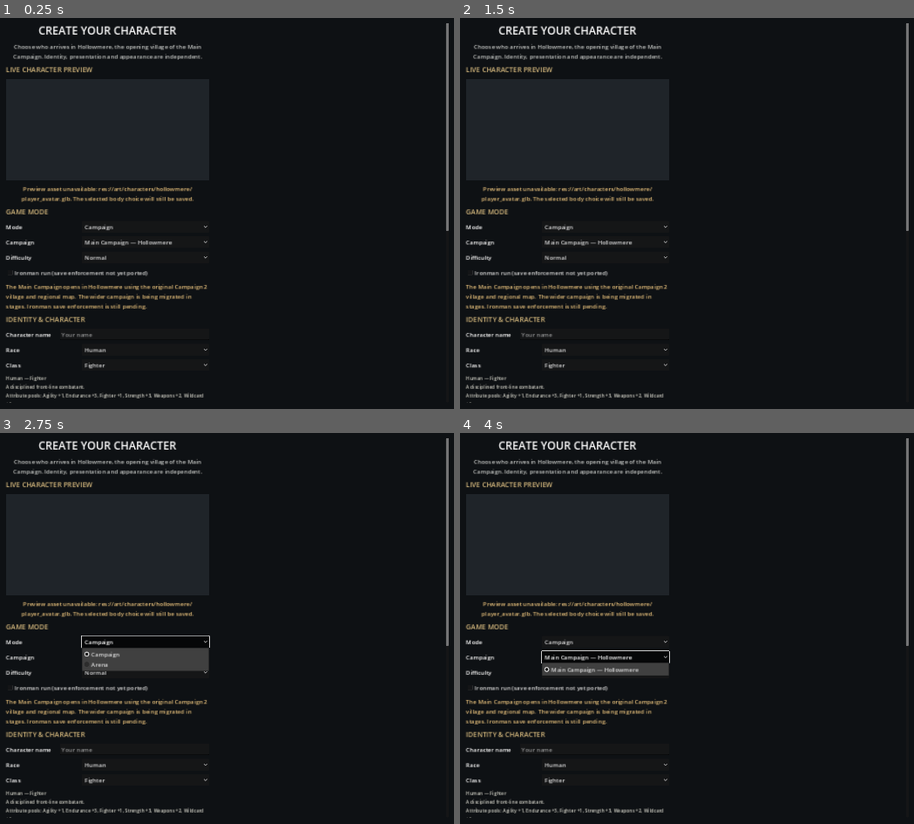
Above: before the commit, frames 1-4 (two rows, left to right).
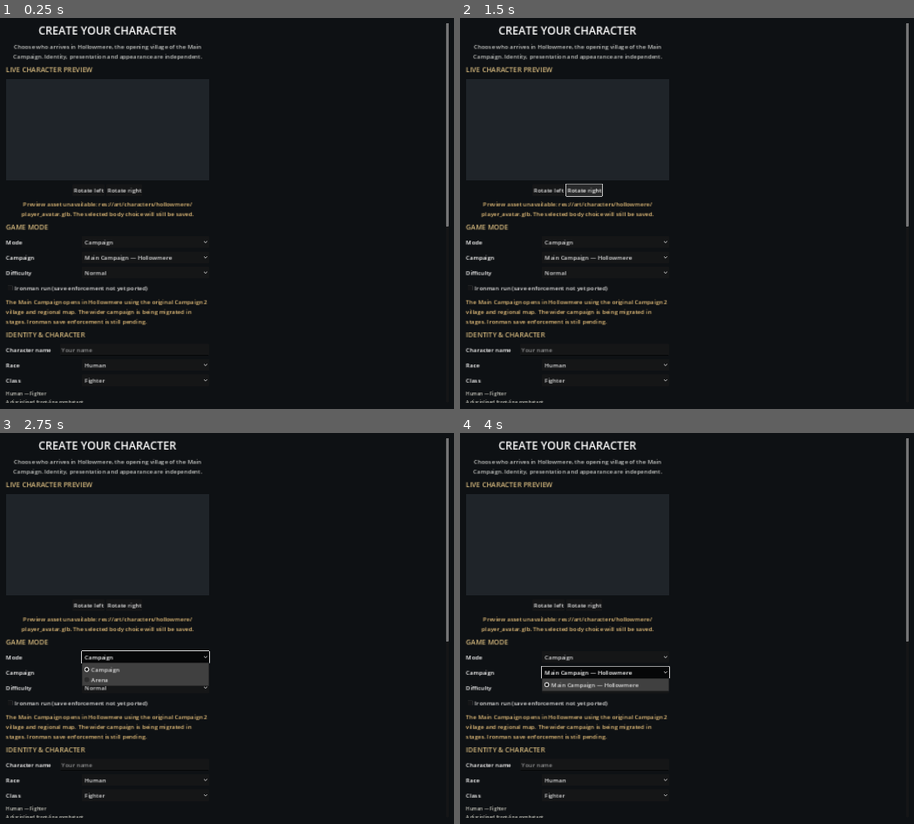
Above: after the commit, the same moments.

Repository: ScottENOC/Silverhart-Saga-3D
Game: Godot game, scene res://scenes/main.tscn
Two runs of this game, one before a commit and one after it. Both use one fixed random seed, a clock stepped at 60 frames per second and the inputs below.
Inputs (mouse positions are in pixels of both pictures, inside the frame that each line leads up to):
- Up to frame 1 (0.25 s): no input
- Up to frame 2 (1.5 s): click (546, 190) at 0.5 s, where only the run after the commit has a clickable "Rotate left"; click (582, 190) at 1.25 s, where only the run after the commit has a clickable "Rotate right"
- Up to frame 3 (2.75 s): click "Campaign" at 2 s
- Up to frame 4 (4 s): click "Campaign" at 2.75 s; click "Main Campaign — Hollowmere" at 3.5 s

The runs differ from the first frame. In frame 1, 5.3% of the frame differs, in the area x 1-99%, y 43-99%; in frame 2, 5.5%; in frame 3, 7.3%; in frame 4, 6.9%.

Commit message:
Add rotation controls to the live character preview

Diff:
--- a/scripts/ui/player_character_creator.gd
+++ b/scripts/ui/player_character_creator.gd
@@ -100,6 +100,17 @@
     preview_viewport.own_world_3d = true
     preview_container.add_child(preview_viewport)
     panel.add_child(preview_container)
+    var preview_rotation_row := HBoxContainer.new()
+    preview_rotation_row.alignment = BoxContainer.ALIGNMENT_CENTER
+    var rotate_left := Button.new()
+    rotate_left.text = "Rotate left"
+    rotate_left.pressed.connect(func(): _rotate_preview(-30.0))
+    preview_rotation_row.add_child(rotate_left)
+    var rotate_right := Button.new()
+    rotate_right.text = "Rotate right"
+    rotate_right.pressed.connect(func(): _rotate_preview(30.0))
+    preview_rotation_row.add_child(rotate_right)
+    panel.add_child(preview_rotation_row)
     var preview_world := Node3D.new()
     preview_world.name = "PreviewWorld"
     preview_viewport.add_child(preview_world)
@@ -331,6 +342,10 @@
     preview_actor.apply_player_profile(profile)
     preview_status.text = "Male Workshop body (replaceable export; clothing fit still in progress)." if variant == "male" else "Female Ara player baseline. Hair style and garment geometry are not yet independently swappable."
 
+func _rotate_preview(degrees: float) -> void:
+    if preview_actor != null and is_instance_valid(preview_actor):
+        preview_actor.rotate_y(deg_to_rad(degrees))
+
 func _refresh_appearance_preview_value(_value: float) -> void:
     _refresh_appearance_preview(0)
 
